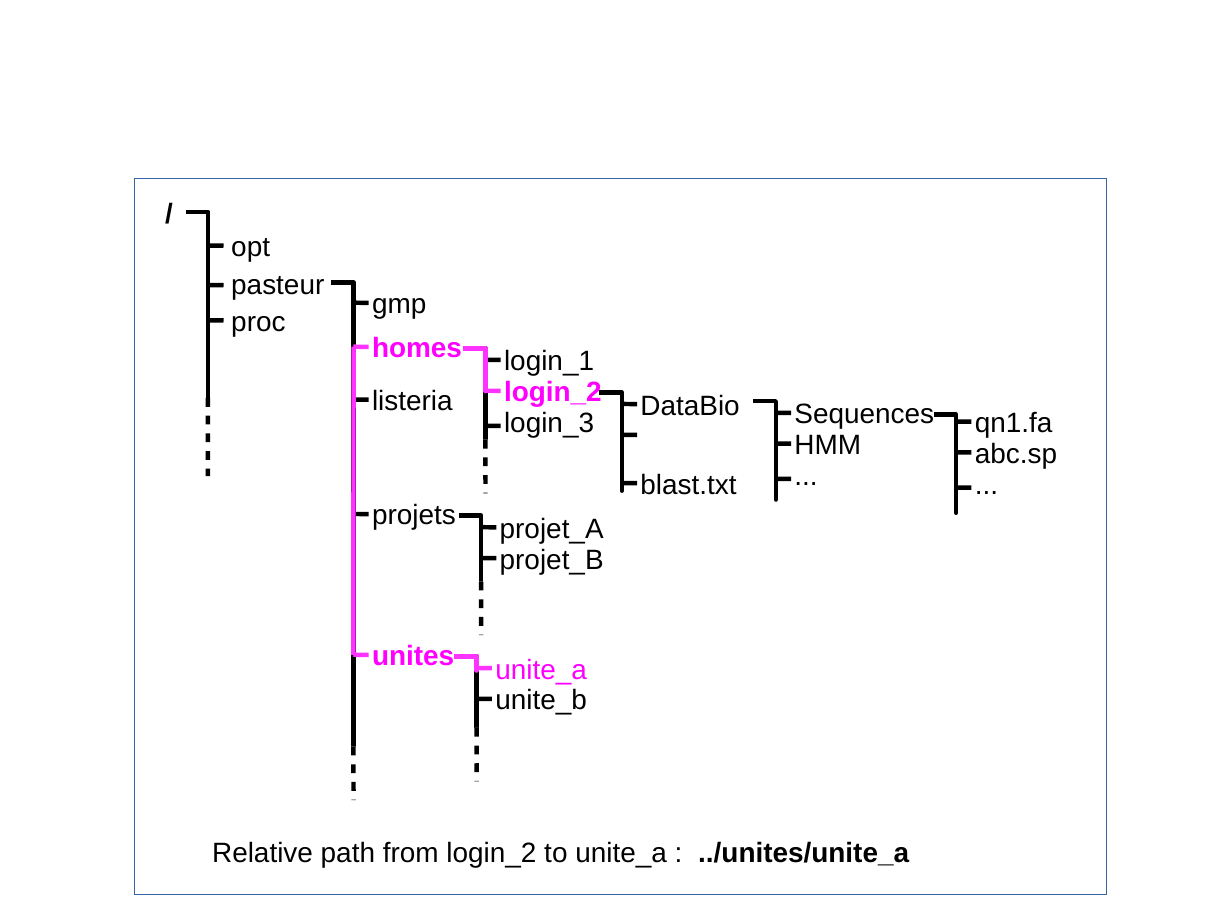
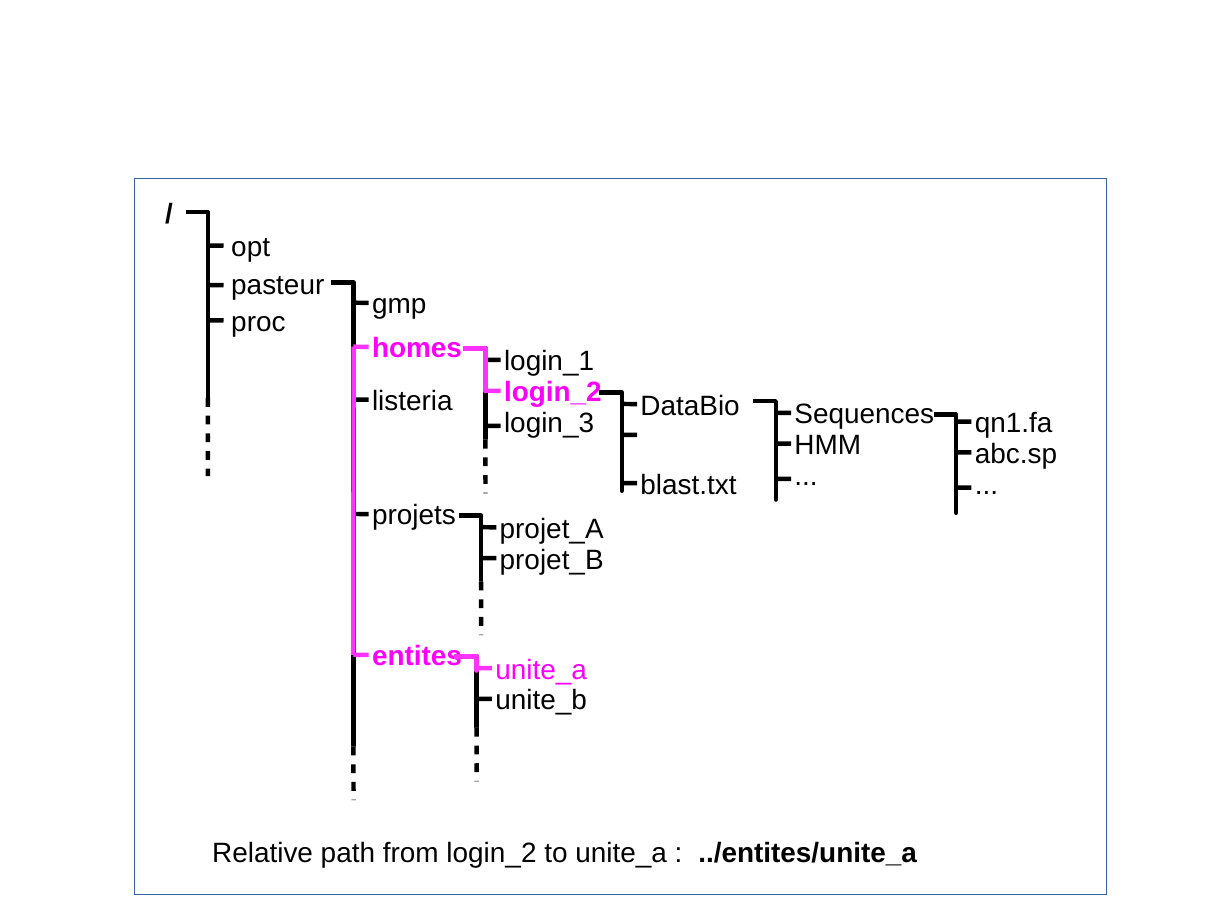
Before and after one commit to C3BI-pasteur-fr/unix-training, a slide deck: slide 9 of schemas.odp. Drawn at 1232x924 pixels with LibreOffice and Linux fonts; fonts in the diff are those of the drawing. Boxes give left, top, right and bottom in pixels: in the first picture for what was removed or moved away, otherwise in the second. Text is boxed around its words. In the diff, an @@ line names an element or a change of style, - is before the commit and + after.

Commit message:
replace unites by entites which is the right names in Atlas

```diff
--- a/schemas.odp
+++ b/schemas.odp
@@ text at box(372, 644, 462, 666): text changed @@
-unites
+entites
@@ text at box(212, 841, 917, 868): text changed @@
-Relative path from login_2 to unite_a : ../unites/unite_a
+Relative path from login_2 to unite_a : ../entites/unite_a
```
Also in this commit, not shown: 3 other slides changed, 5 other files.
